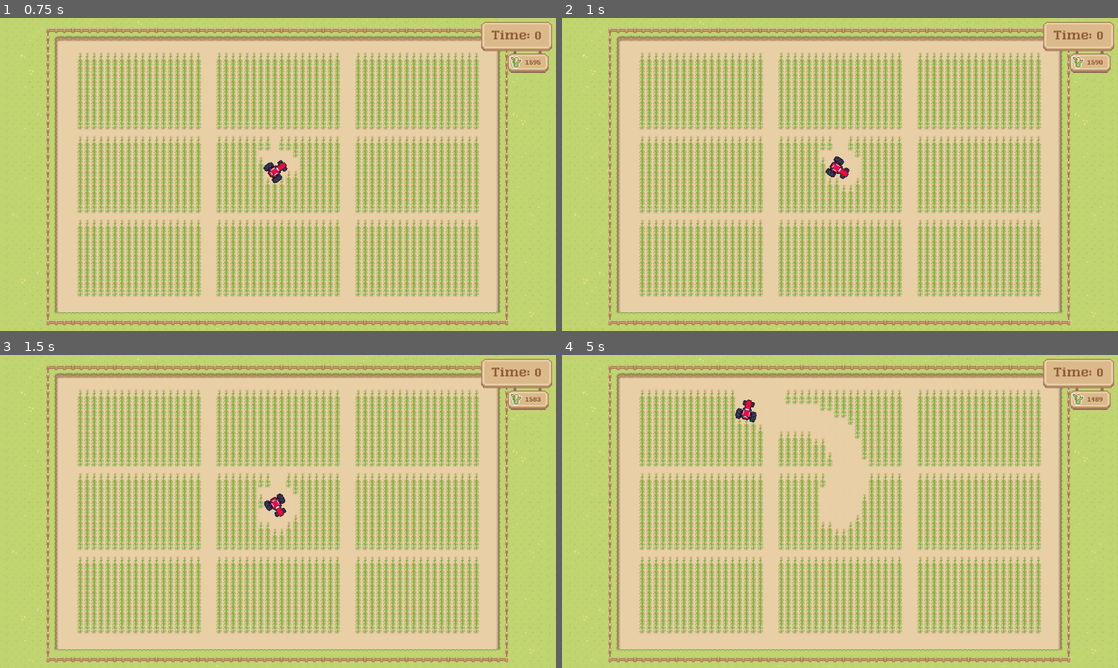
Above: before the commit, frames 1-4 (two rows, left to right).
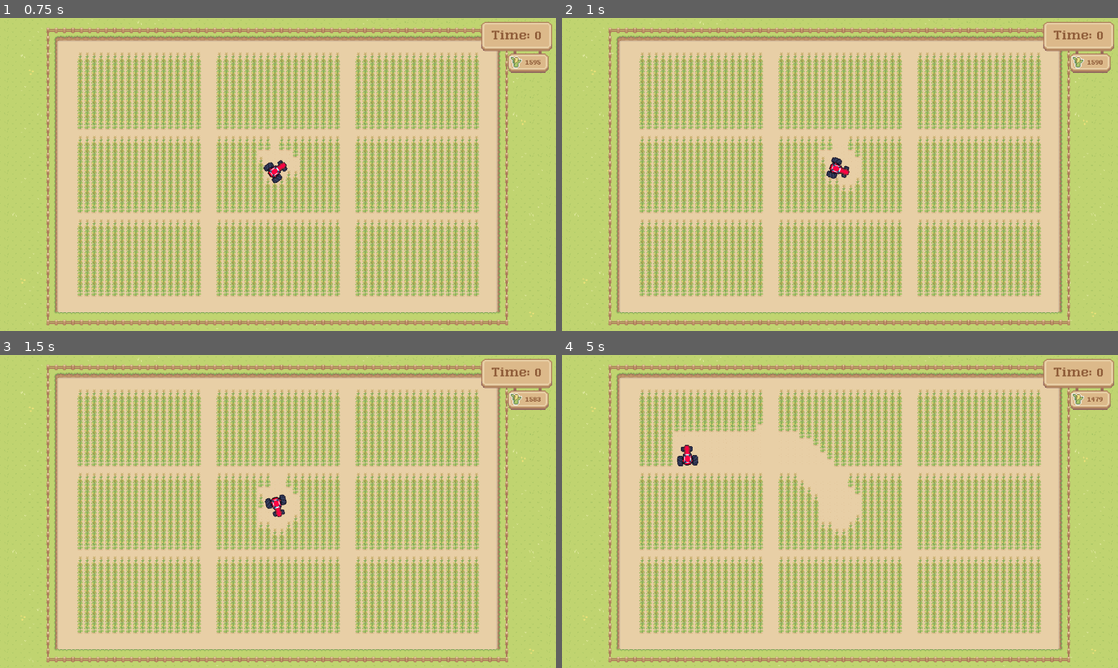
Above: after the commit, the same moments.

Repository: EmilBert/Harvest
Game: Godot game, scene res://World.tscn
Two runs of this game, one before a commit and one after it. Both use one fixed random seed, a clock stepped at 60 frames per second and the inputs below.
Inputs:
- Up to frame 1 (0.75 s): tap Enter at 0.5 s; hold D (steer_right) from 0.53 s (still down); hold I (Attachment1, bound only after the commit) from 0.53 s (still down)
- Up to frame 2 (1 s): keep holding D (steer_right); keep holding I (Attachment1, bound only after the commit); tap Space (ui_select) at 0.77 s; tap O (Attachment2, bound only after the commit) at 0.8 s
- Up to frame 3 (1.5 s): release D (steer_right) at 1.28 s; release I (Attachment1, bound only after the commit) at 1.28 s; hold A (steer_left) from 1.28 s (still down); tap O (Attachment2, bound only after the commit) at 1.35 s
- Up to frame 4 (5 s): tap Space (ui_select) at 1.52, 3.02, 3.77, 4.52 s; tap P (Attachment3, bound only after the commit) at 1.55, 3.8 s; release A (steer_left) at 2.03 s; hold P (Attachment3, bound only after the commit) 2.03-2.78 s; hold D (steer_right) 2.03-3.53 s; tap I (Attachment1, bound only after the commit) at 2.3, 4.35 s; tap S (break) at 2.85 s; tap O (Attachment2, bound only after the commit) at 3.05 s; hold W (gas) 3.53-4.28 s; hold A (steer_left) from 3.53 s (still down)

Frame 1 is identical in both runs. In frame 2, 0.2% of the frame differs, in the area x 47-52%, y 44-52%; in frame 3, 0.2%; in frame 4, 3.7%, in the area x 20-97%, y 10-47%.

Commit message:
attachment

Diff:
--- a/Tractor.gd
+++ b/Tractor.gd
@@ -3,7 +3,7 @@
 const SPEED = Vector2(0, -600)
 const FRICTION = 0.02
 const ACCELERATOIN = 0.06
-const ROTATION_SPEED = 0.08
+var ROTATION_SPEED = 0.08
 const minWheelAngle = 0.05
 const driftResistance = 20
 var velocity = Vector2()
@@ -70,3 +70,22 @@
 			velocity = collision.normal * velocity.length()/2
 		else:
 			velocity = velocity.slide(collision.normal)
+
+
+
+func _input(event):
+	if Input.is_action_pressed("Attachment1"):
+		_noAttachment()
+	if Input.is_action_pressed("Attachment2"):
+		_combine()
+	if Input.is_action_pressed("Attachment3"):
+		_ghostMode()
+
+func _noAttachment():
+	ROTATION_SPEED = 0.08
+
+func _combine():
+	ROTATION_SPEED = 0.02
+
+func _ghostMode():
+	ROTATION_SPEED = 0.08
--- a/project.godot
+++ b/project.godot
@@ -28,6 +28,24 @@
 
 [input]
 
+Attachment1={
+"deadzone": 0.5,
+"events": [ Object(InputEventKey,"resource_local_to_scene":false,"resource_name":"","device":0,"alt":false,"shift":false,"control":false,"meta":false,"command":false,"pressed":false,"scancode":0,"physical_scancode":73,"unicode":0,"echo":false,"script":null)
+, Object(InputEventKey,"resource_local_to_scene":false,"resource_name":"","device":0,"alt":false,"shift":false,"control":false,"meta":false,"command":false,"pressed":false,"scancode":0,"physical_scancode":49,"unicode":0,"echo":false,"script":null)
+ ]
+}
+Attachment2={
+"deadzone": 0.5,
+"events": [ Object(InputEventKey,"resource_local_to_scene":false,"resource_name":"","device":0,"alt":false,"shift":false,"control":false,"meta":false,"command":false,"pressed":false,"scancode":0,"physical_scancode":79,"unicode":0,"echo":false,"script":null)
+, Object(InputEventKey,"resource_local_to_scene":false,"resource_name":"","device":0,"alt":false,"shift":false,"control":false,"meta":false,"command":false,"pressed":false,"scancode":0,"physical_scancode":50,"unicode":0,"echo":false,"script":null)
+ ]
+}
+Attachment3={
+"deadzone": 0.5,
+"events": [ Object(InputEventKey,"resource_local_to_scene":false,"resource_name":"","device":0,"alt":false,"shift":false,"control":false,"meta":false,"command":false,"pressed":false,"scancode":0,"physical_scancode":80,"unicode":0,"echo":false,"script":null)
+, Object(InputEventKey,"resource_local_to_scene":false,"resource_name":"","device":0,"alt":false,"shift":false,"control":false,"meta":false,"command":false,"pressed":false,"scancode":0,"physical_scancode":51,"unicode":0,"echo":false,"script":null)
+ ]
+}
 steer_right={
 "deadzone": 0.5,
 "events": [ Object(InputEventKey,"resource_local_to_scene":false,"resource_name":"","device":0,"alt":false,"shift":false,"control":false,"meta":false,"command":false,"pressed":false,"scancode":68,"physical_scancode":0,"unicode":0,"echo":false,"script":null)
